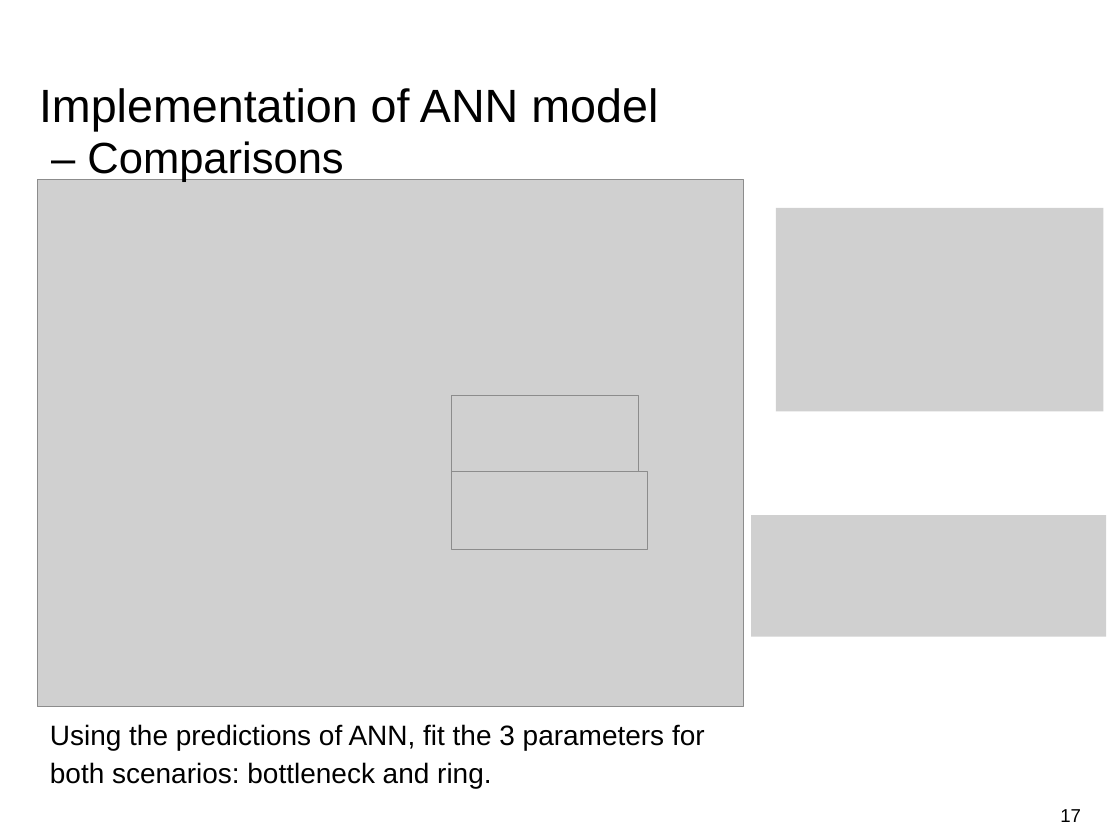
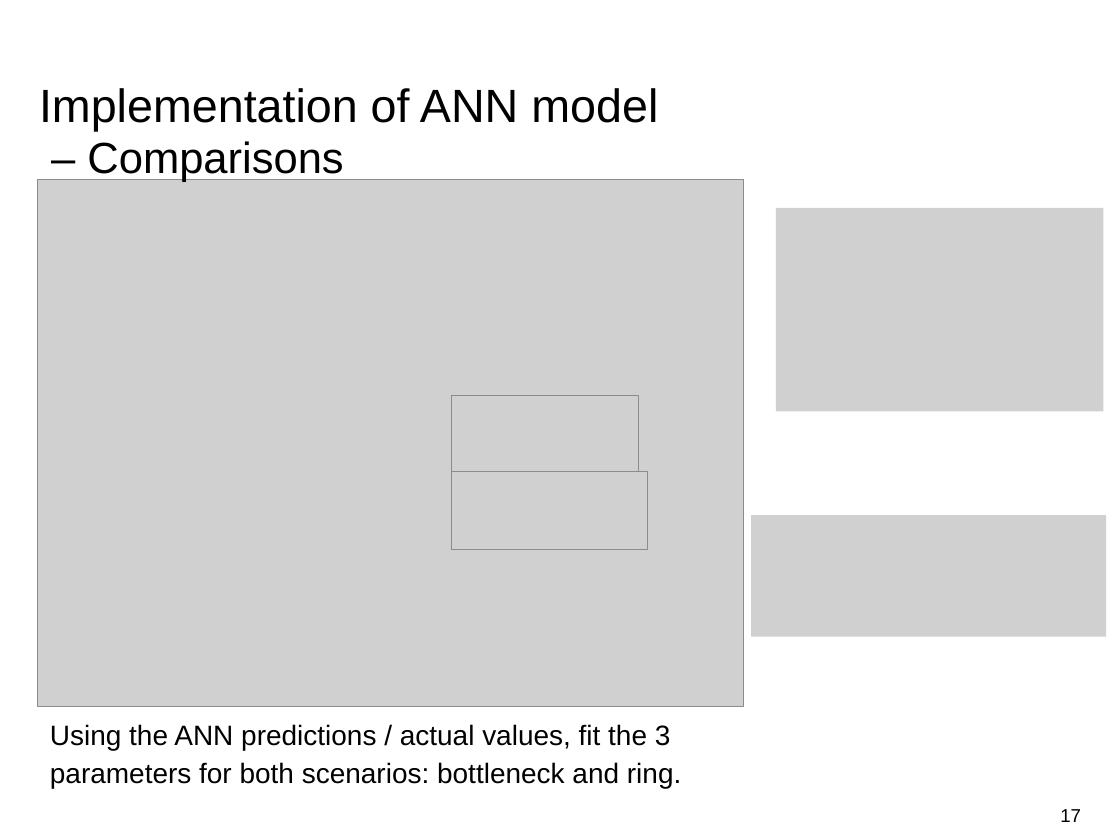
Before and after one commit to jingyi0126/Praktikum_Machine_Learning_in_Crowd_Modelling_and_Simulation, a slide deck: slide 17 of final project/Part_1-4.pptx. Drawn at 1120x840 pixels with LibreOffice and Linux fonts; fonts in the diff are those of the drawing; grey boxes stand for pictures; background and template pictures are left out. Boxes give left, top, right and bottom in pixels: in the first picture for what was removed or moved away, otherwise in the second. Text is boxed around its words. In the diff, an @@ line names an element or a change of style, - is before the commit and + after.

Commit message:
Finished

```diff
--- a/final project/Part_1-4.pptx
+++ b/final project/Part_1-4.pptx
@@ text at box(50, 724, 681, 788): text changed @@
-Using the predictions of ANN, fit the 3 parameters for both scenarios: bottleneck and ring.
+Using the ANN predictions / actual values, fit the 3 parameters for both scenarios: bottleneck and ring.
```
